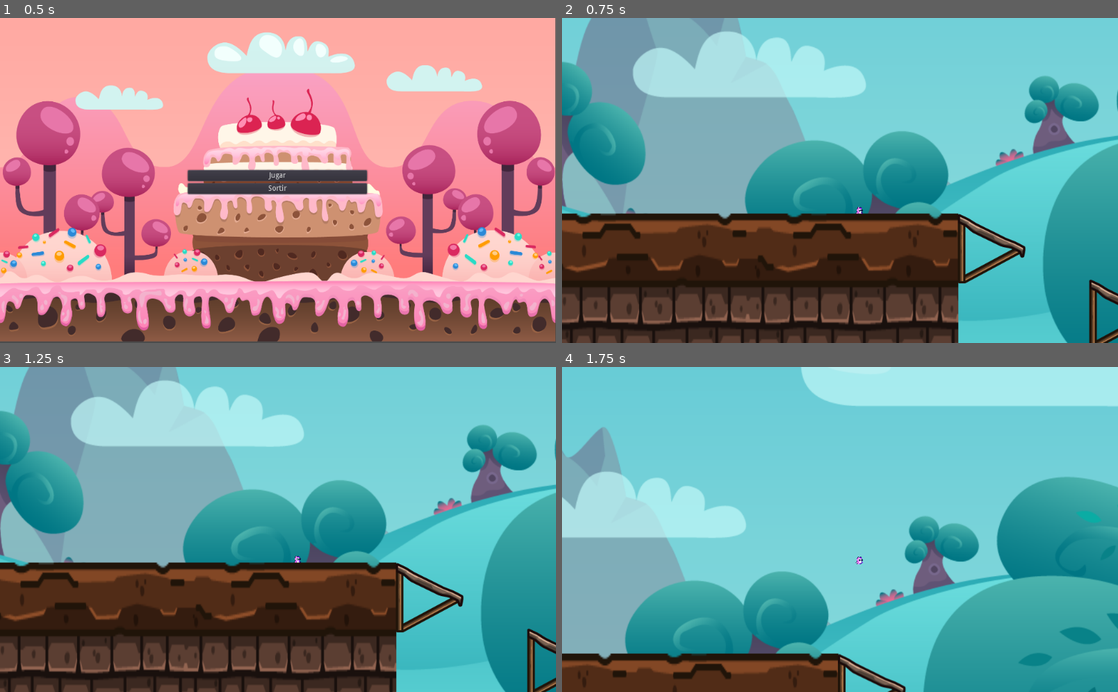
Above: before the commit, frames 1-4 (two rows, left to right).
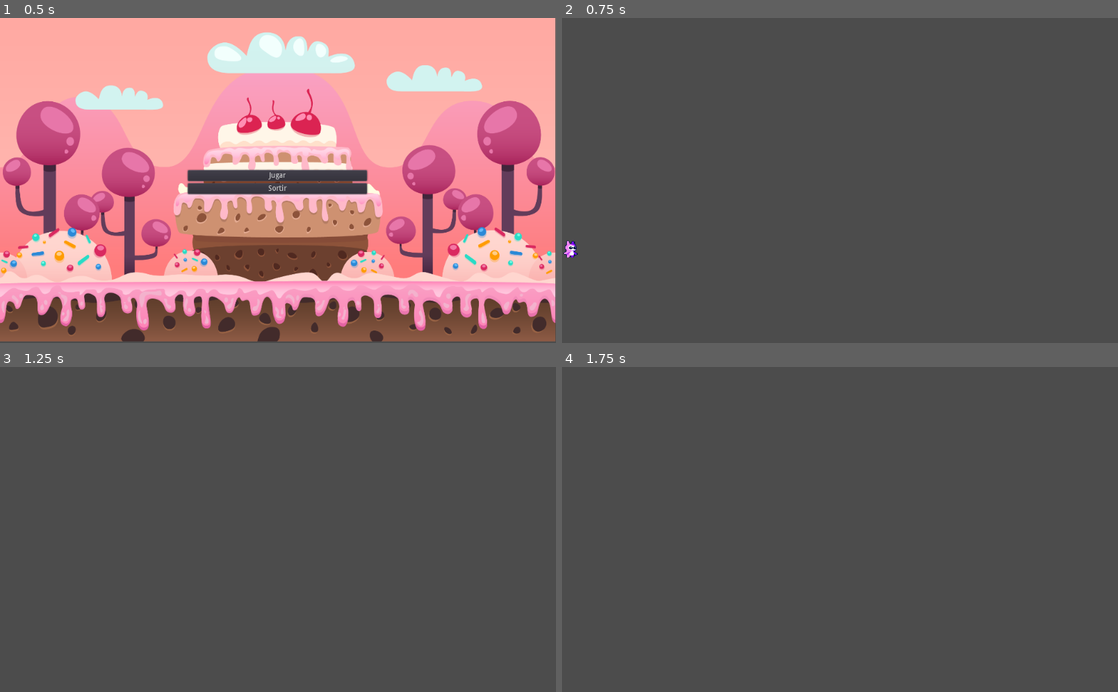
Above: after the commit, the same moments.

Repository: nelsueroo/ProgramersExito
Game: Godot game, scene res://Escenes/EscenaPrincipal.tscn
Same seed, same stepped clock (60 frames per second), same inputs: the game is played once before the commit and once after it.
Inputs:
- Up to frame 1 (0.5 s): no input
- Up to frame 2 (0.75 s): click "Jugar" at 0.5 s
- Up to frame 3 (1.25 s): no input
- Up to frame 4 (1.75 s): tap Enter at 1.25 s; hold Right (ui_right) from 1.28 s (still down); tap Space (salta) at 1.52 s

Frame 1 is identical in both runs. In frame 2, 100% of the frame differs, in the area x 0-100%, y 0-100%; in frame 3, 100%; in frame 4, 100%.

Commit message:
Nose que es aixo

Diff:
--- a/Escenes/EscenaPrincipal.gd
+++ b/Escenes/EscenaPrincipal.gd
@@ -3,7 +3,7 @@
 
 
 func _on_Jugar_pressed():
-	get_tree().change_scene("res://Escenes/Nivell1.tscn")
+	get_tree().change_scene("res://Escenes/TileMap.tscn")
 
 
 func _on_Sortir_pressed():
